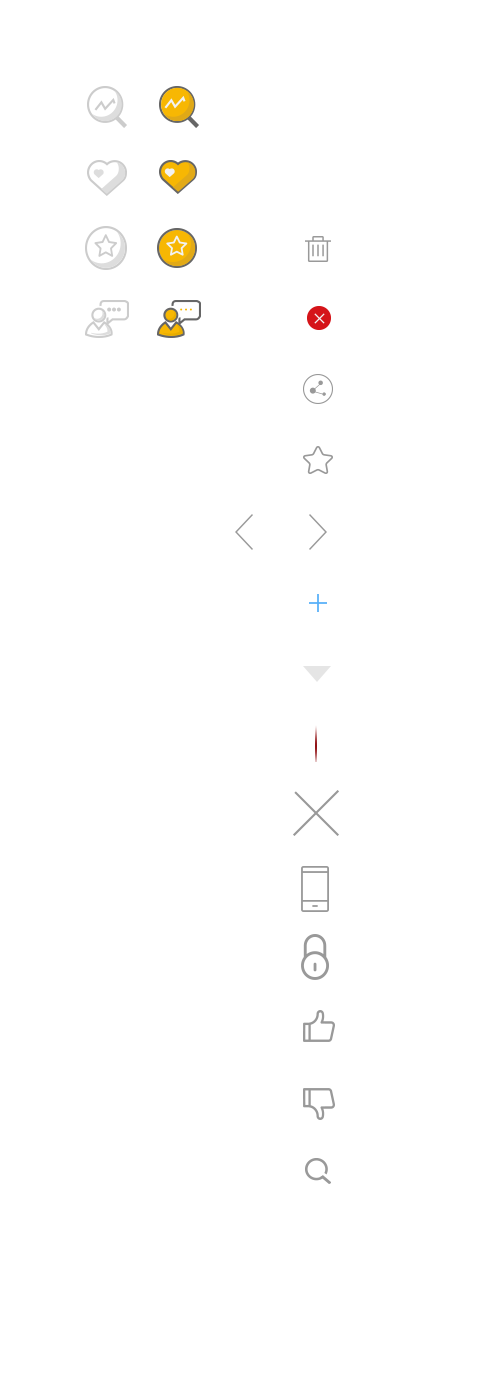
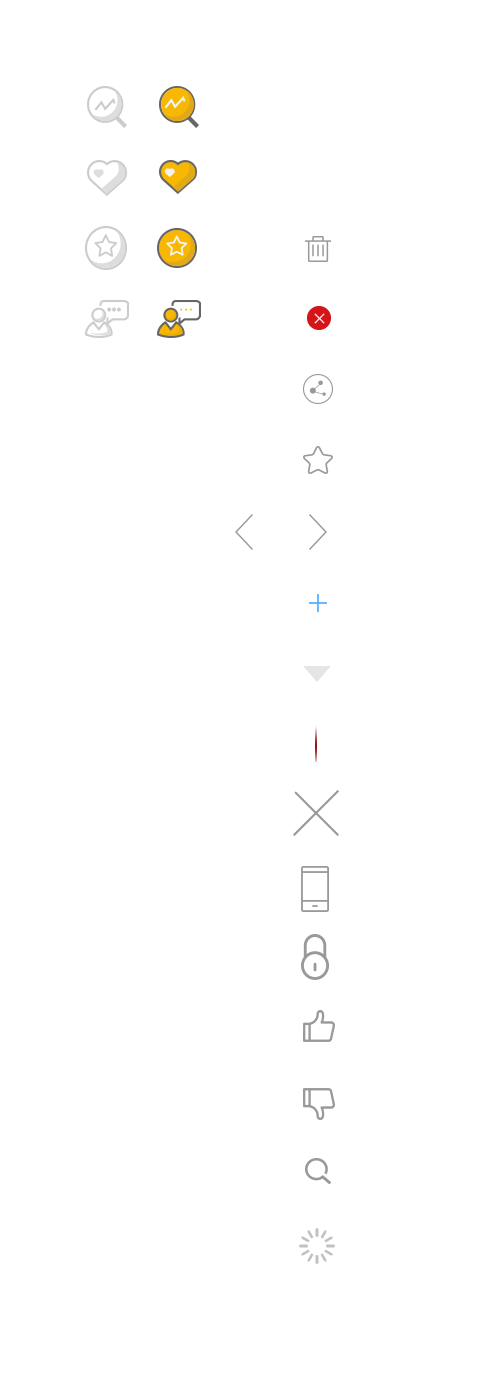
Layers edited between the first and the second 500px x 1400px image:
painted on "矩形 952 拷贝 2", unmasked it over (243, 538, 253, 550)
painted on "矩形 952 拷贝", unmasked it over (309, 545, 313, 550)
added layer "矢量智能对象" (7th of 17) above "矢量智能对象" over (299, 1228, 335, 1264)
